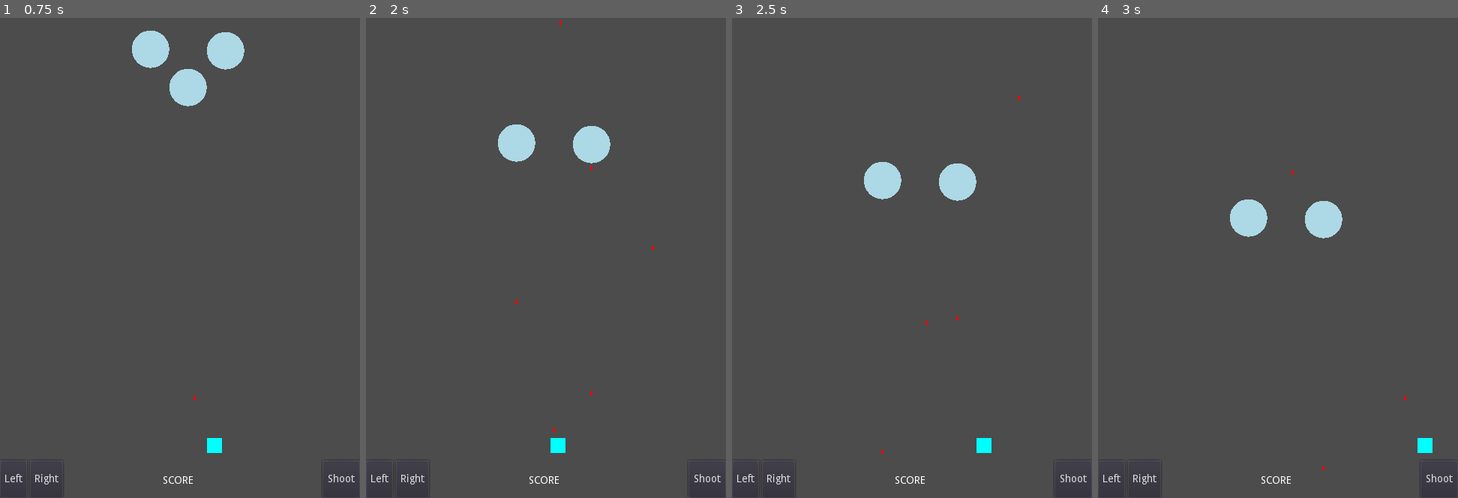
Above: before the commit, frames 1-4 (left to right).
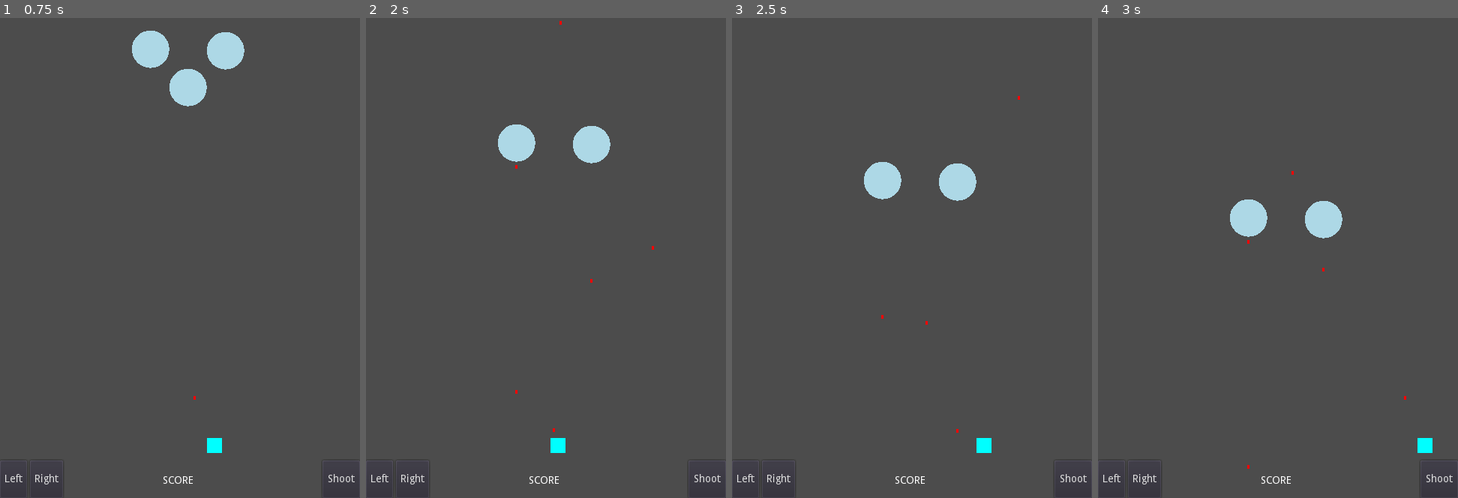
Above: after the commit, the same moments.

Repository: the-g-force/FamJam-November2020
Game: Godot game, scene res://src/TestLevel.tscn
Two runs of this game, one before a commit and one after it. Both use one fixed random seed, a clock stepped at 60 frames per second and the inputs below.
Inputs:
- Up to frame 1 (0.75 s): hold Right (Right) from 0.53 s (still down); tap Space (Shoot) at 0.6 s
- Up to frame 2 (2 s): release Right (Right) at 1.28 s; hold Left (Left) from 1.28 s (still down); tap Space (Shoot) at 1.35 s
- Up to frame 3 (2.5 s): release Left (Left) at 2.03 s; hold Right (Right) from 2.03 s (still down); tap Space (Shoot) at 2.1 s
- Up to frame 4 (3 s): keep holding Right (Right); tap Space (Shoot) at 2.85 s

Frame 1 is identical in both runs. In frame 2, less than 0.1% of the frame differs, in the area x 41-63%, y 30-79%; in frame 3, less than 0.1%; in frame 4, less than 0.1%.

Commit message:
Streamline enemy code a little bit

Diff:
--- a/project/src/Enemy.gd
+++ b/project/src/Enemy.gd
@@ -4,7 +4,7 @@
 
 func _ready():
 # warning-ignore:incompatible_ternary
-	$Timer.start(2.0+randf()*-1.0 if randi()%2 == 0 else 1.0)
+	_start_shoot_timer()
 
 func _draw():
 	draw_circle(Vector2.ZERO, $CollisionShape2D.shape.radius, Color.lightblue)
@@ -20,4 +20,8 @@
 	Laser.position = $Muzzle.get_global_transform().origin
 	Laser.good = false
 	get_tree().current_scene.add_child(Laser)
+	_start_shoot_timer()
+
+
+func _start_shoot_timer():
 	$Timer.start(2.0+randf()*-1.0 if randi()%2 == 0 else 1.0)
